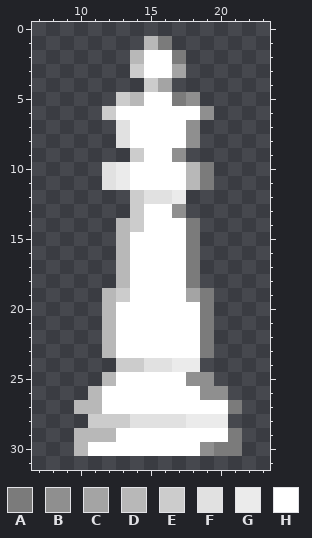
Pixel-art sprite, stored at assets/textures/pieces/king_w.png. The picture above is the old version.
The file is 32x32 pixels. Colours within 5 levels of each other are drawn and written as one. Shown: x 7..23, y 0..31.
Palette (. is transparent): A #7b7b7b  B #8f8f8f  C #a4a4a4  D #b8b8b8  E #cccccc  F #e1e1e1  G #ebebeb  H #ffffff
Pixels before, first column x 10:
 1 .....DA.....
 2 ....DHHA....
 3 ....EHHC....
 4 .....EC.....
 5 ...EDHHAB...
 6 ..EHHHHHHB..
 7 ...FHHHHB...
 8 ...FHHHHB...
 9 ....EHHB....
10 ..FGHHHHDA..
11 ..FGHHHHDA..
12 ....EFFG....
13 ....EHHB....
14 ...DEHHHA...
15 ...DHHHHA...
16 ...DHHHHA...
17 ...DHHHHA...
18 ...DHHHHA...
19 ..DEHHHHCA..
20 ..DHHHHHHA..
21 ..DHHHHHHA..
22 ..DHHHHHHA..
23 ..DHHHHHHA..
24 ...EEFFGG...
25 ..DHHHHHBB..
26 .DHHHHHHHBB.
27 DDHHHHHHHHHA
28 .EEEFFFFGGG.
29 DDDHHHHHHHHA
30 DHHHHHHHHBAA
The same view after the edit:
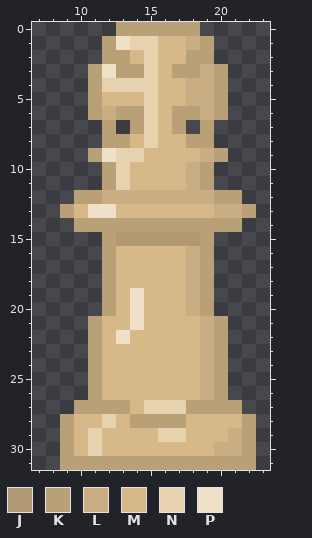
Colours new in this view: J #b29872  K #baa077  L #c9ae84  M #d6b889  N #e7d2b0  P #efe1c8
Diff:
Changed rows in their new state; - is an unchanged pixel.
first column x 9:
 0 ----KKKKKK----
 1 ---KPNNMMLK---
 2 ---KKMNMMKK---
 3 --KPKKNMKKLK--
 4 --KNNNNMMLLK--
 5 --KMMMNMMLLK--
 6 --KLKKNMKKLK--
 7 ---K.KNMK.K---
 8 ---KKMNMMKK---
 9 --KPNNMMMMLK--
10 ---KNMMMMLK---
11 ---KNMMMMLK---
12 -KKLLLLLLLLKK-
13 KMPPMMMMMMMLLK
14 -KKKKKKKKKKKK-
15 ---KJJJJJJK---
16 ---KMMMMMLK---
17 ---KMMMMMLK---
18 ---KMMMMMLK---
19 ---KMPMMMLK---
20 ---KMPMMMLK---
21 --KMMPMMMMLK--
22 --KMPMMMMMLK--
23 --KMMMMMMMLK--
24 --KMMMMMMMLK--
25 --KMMMMMMMLK--
26 --KMMMMMMMLK--
27 -KKKKMNNNKKKK-
28 KMMNMKKKKMMMMK
29 KMNMMMMNNMMMLK
30 KMNMMMMMMMMLLK
31 KKKKKKKKKKKKKK
